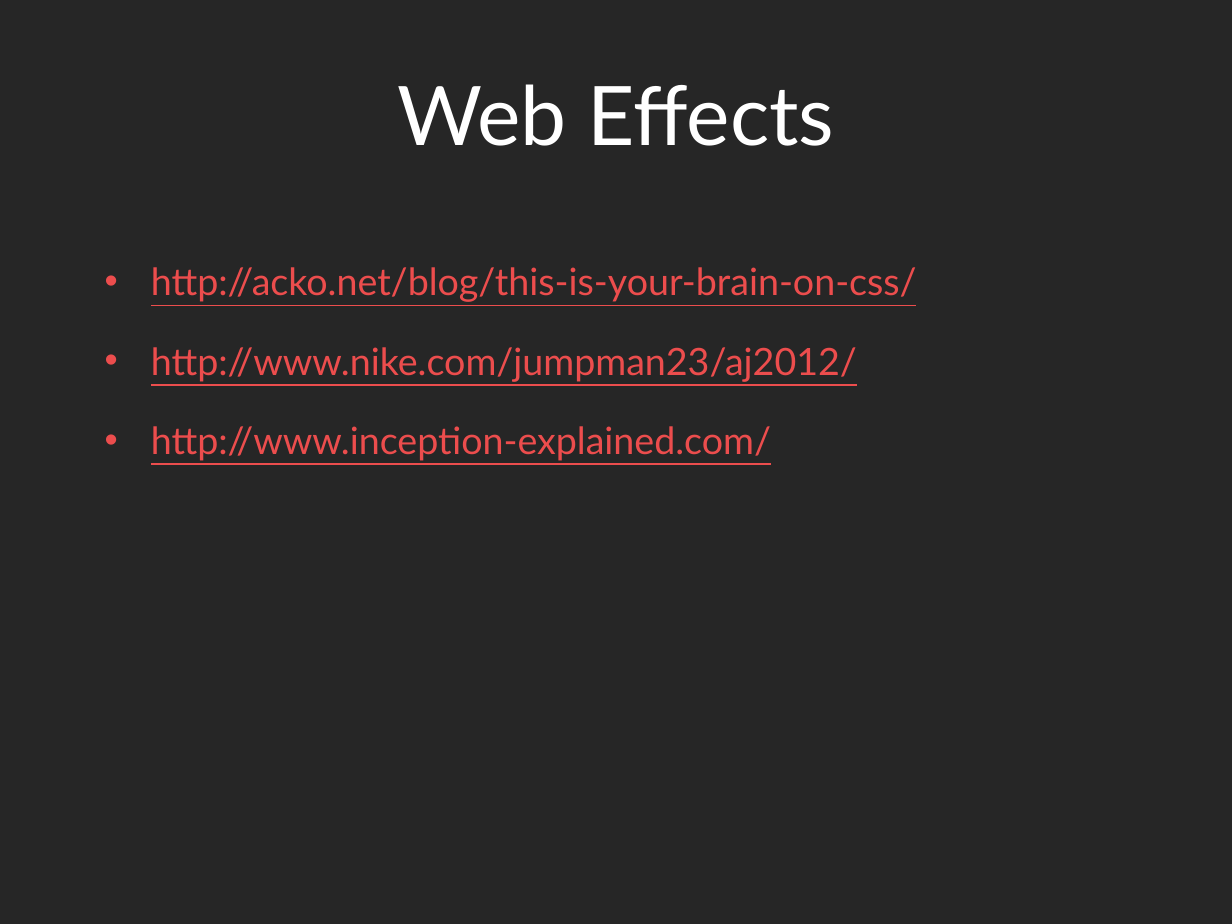
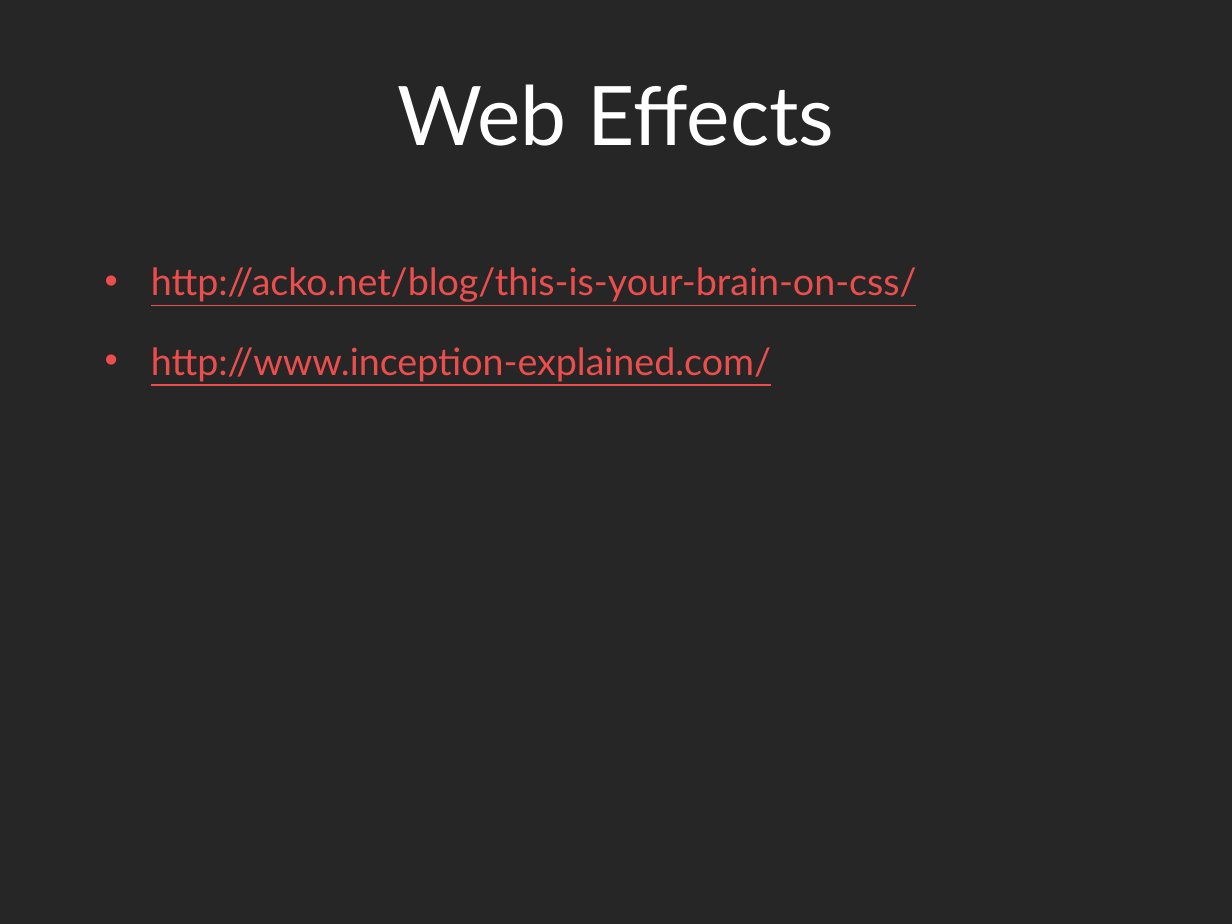
Before and after one commit to dantasse/ssuiweb2014, a slide deck: slide 48 of week10/week10.pptx (slide 45 before the commit). Drawn at 1232x924 pixels with LibreOffice and Linux fonts; fonts in the diff are those of the drawing. Boxes give left, top, right and bottom in pixels: in the first picture for what was removed or moved away, otherwise in the second. Text is boxed around its words. In the diff, an @@ line names an element or a change of style, - is before the commit and + after.

```diff
--- a/week10/week10.pptx
+++ b/week10/week10.pptx
@@ text at [151,347,857,382]: paragraph removed @@
-• http://www.nike.com/jumpman23/aj2012/
```
Also in this commit, not shown: 6 other slides changed, 4 slides added, 1 slide removed, 2 other files.
